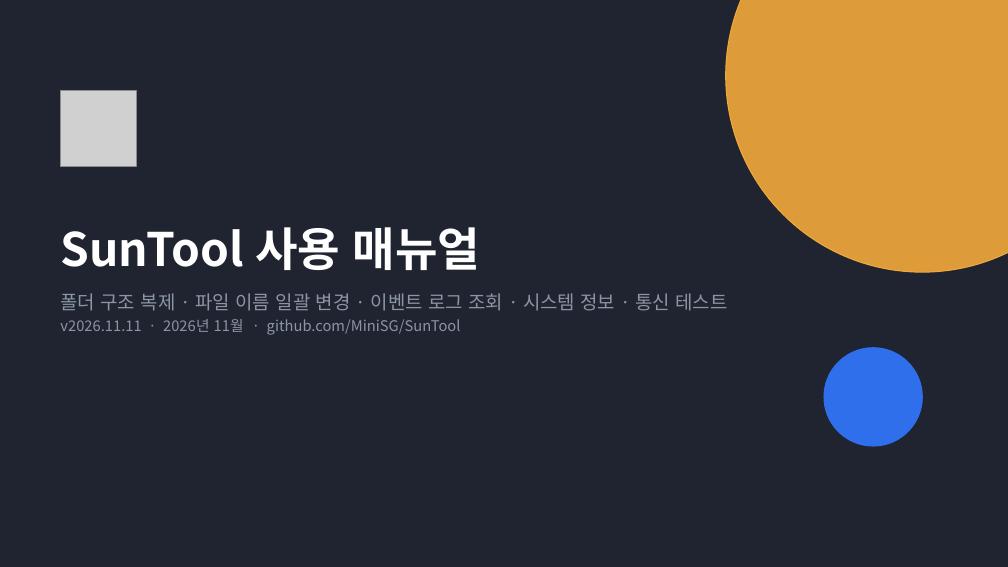
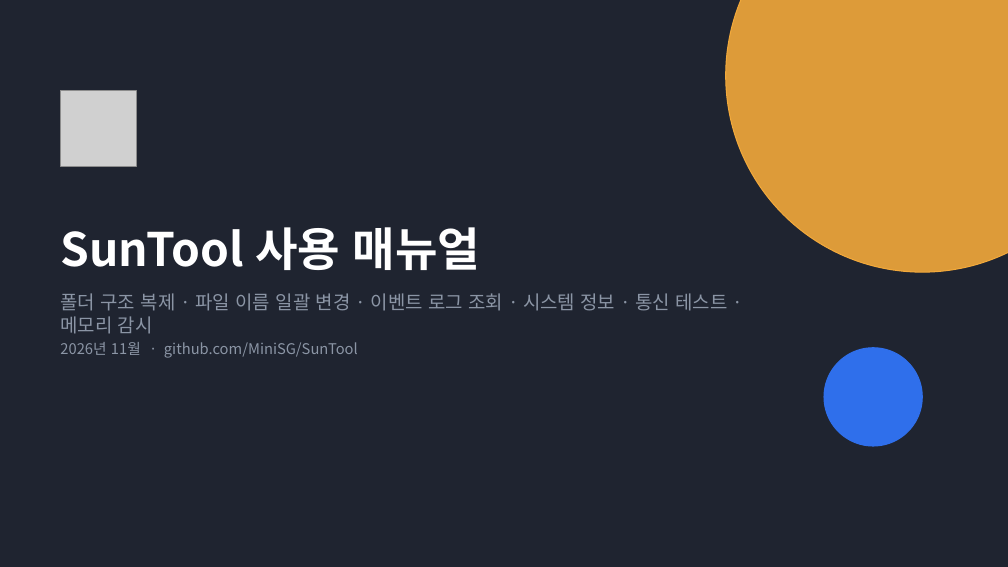
Before and after one commit to MiniSG/SunTool, a slide deck: slide 1 of docs/SunTool_사용매뉴얼.pptx. Drawn at 1008x567 pixels with LibreOffice and Linux fonts; fonts in the diff are those of the drawing; grey boxes stand for pictures. Boxes give left, top, right and bottom in pixels: in the first picture for what was removed or moved away, otherwise in the second. Text is boxed around its words. In the diff, an @@ line names an element or a change of style, - is before the commit and + after.

```diff
--- a/docs/SunTool_사용매뉴얼.pptx
+++ b/docs/SunTool_사용매뉴얼.pptx
@@ text at (60, 293, 727, 358): text changed; size 14 to 18 pt @@
-폴더 구조 복제 · 파일 이름 일괄 변경 · 이벤트 로그 조회 · 시스템 정보 · 통신 테스트
-v2026.11.11 · 2026년 11월 · github.com/MiniSG/SunTool
+폴더 구조 복제 · 파일 이름 일괄 변경 · 이벤트 로그 조회 · 시스템 정보 · 통신 테스트 · 메모리 감시
+2026년 11월 · github.com/MiniSG/SunTool
```
Also in this commit, not shown: 11 other slides changed, 2 slides added, 23 other files.
